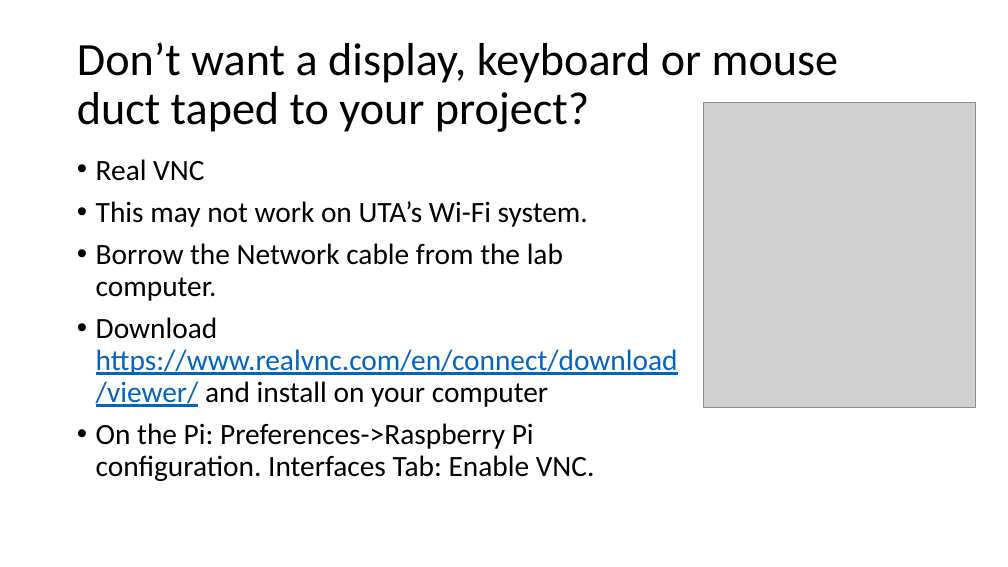
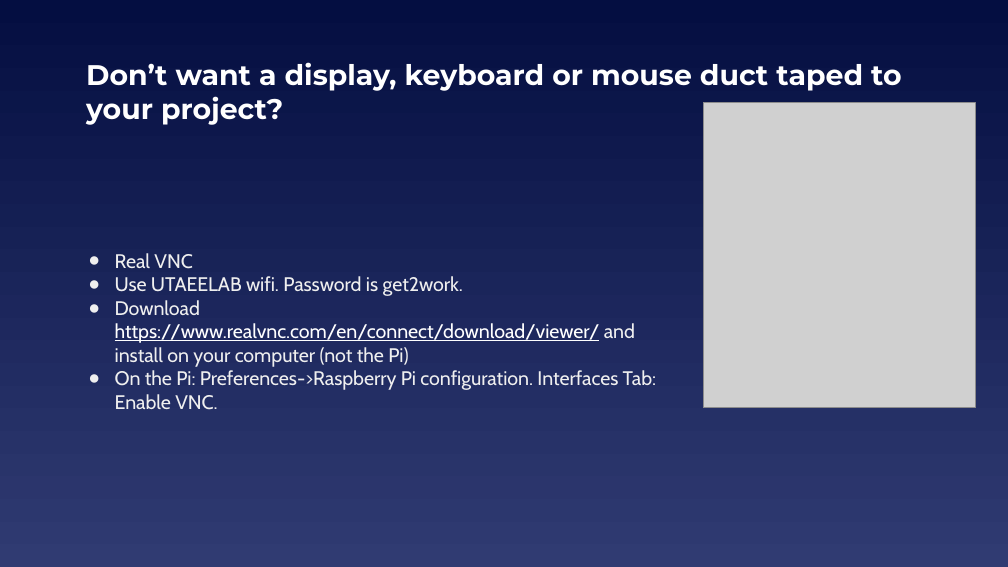
Before and after one commit to EELabMan/Raspberry-Pi-Intro, a slide deck: slide 13 of Raspberry Pi Intro.pptx. Drawn at 1008x567 pixels with LibreOffice and Linux fonts; fonts in the diff are those of the drawing; grey boxes stand for pictures. Boxes give left, top, right and bottom in pixels: in the first picture for what was removed or moved away, otherwise in the second. Text is boxed around its words. In the diff, an @@ line names an element or a change of style, - is before the commit and + after.

```diff
--- a/Raspberry Pi Intro.pptx
+++ b/Raspberry Pi Intro.pptx
@@ background #FFFFFF to gradient #040E41 to #303B72 @@
@@ title "Don’t want a display, keyboard ..." moved from (x1=77, y1=42, x2=838, y2=132) to (x1=86, y1=62, x2=901, y2=125) @@
@@ title "Don’t want a display, keyboard ..." at (x1=86, y1=62, x2=901, y2=125): size 44 to 27 pt, font Calibri to Montserrat, text colour #000000 to #FFFFFF, bold on; line spacing 0.9 to 1 @@
@@ text "Real VNC" at (x1=115, y1=253, x2=656, y2=410): vertical alignment top to middle @@
@@ text at (x1=115, y1=253, x2=656, y2=410): size 28 to 18.7 pt, font Calibri to Cabin, text colour #000000 to #EFEFEF in "Real VNC", "On the Pi: Preferences->Raspberry Pi configuration. Interfac ..."; bullet • to ●; line spacing 0.9 to 1; less space between paragraphs @@
@@ text at (x1=115, y1=276, x2=635, y2=367): text changed; size 28 to 18.7 pt; font Calibri to Cabin; text colour #000000 to #EFEFEF @@
-• This may not work on UTA’s Wi-Fi system.
-• Borrow the Network cable from the lab computer.
-• Download https://www.realvnc.com/en/connect/download/viewer/ and install on your computer
+● Use UTAEELAB wifi. Password is get2work.
+● Download https://www.realvnc.com/en/connect/download/viewer/ and install on your computer (not the Pi)
```
Also in this commit, not shown: 14 other slides changed, 4 slides added, 2 slides removed.
